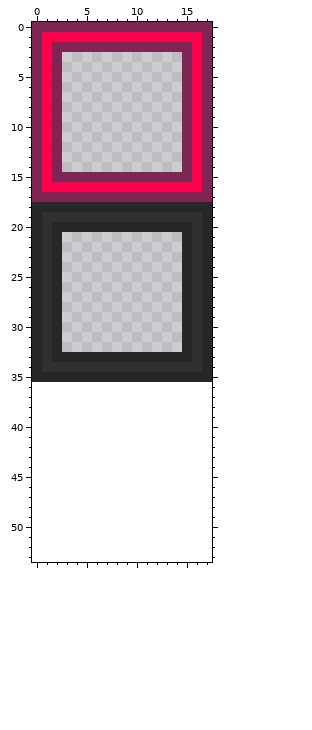
Pixel-art sprite: assets/frame.png. The picture above is the old version.
The file is 18x36 pixels. Colours within 5 levels of each other are drawn and written as one. The old version is drawn lined up with the new one, on the new canvas.
After:
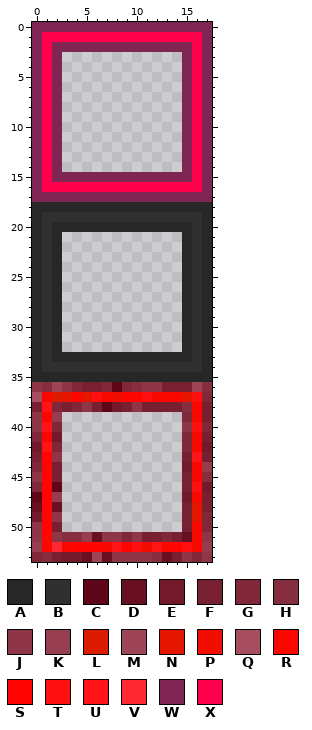
Palette (. is transparent): A #272727  B #303030  C #5e0517  D #680f21  E #72192b  F #781f31  G #802739  H #862d3f  J #8e3547  K #963d4f  L #dd1b00  M #9d4456  N #e51600  P #f10d00  Q #a64d5f  R #f90800  S #ff0502  T #ff0f10  U #ff1417  V #ff2730  W #7e2553  X #ff004d
Edits made:
canvas 18x36 -> 18x54
y 36: x 0..17 .................. -> JHMJGFFGCGHJJFFFMH
y 37: x 0..17 .................. -> QRLNSNTRPSSTRRRNTG
y 38: x 0..17 .................. -> FUGFGJFCEFJFFFFHSF
y 39: x 0..2 ... -> JRK; x 15..17 ... -> GRF
y 40: x 0..2 ... -> JUG; x 15..17 ... -> JTG
y 41: x 0..2 ... -> GRE; x 15..17 ... -> GRF
y 42: x 0..2 ... -> EUG; x 15..17 ... -> GRE
y 43: x 0..2 ... -> FSJ; x 15..17 ... -> FUF
y 44: x 0..2 ... -> GRF; x 15..17 ... -> ESK
y 45: x 0..2 ... -> JSF; x 15..17 ... -> FSH
y 46: x 0..2 ... -> GRC; x 15..17 ... -> FTE
y 47: x 0..2 ... -> CSK; x 15..17 ... -> ERF
y 48: x 0..2 ... -> DSD; x 15..17 ... -> FNF
y 49: x 0..2 ... -> ERJ; x 15..17 ... -> FNG
y 50: x 0..2 ... -> JSF; x 15..17 ... -> FRG
y 51: x 0..17 .................. -> JRJHHKDJJGJFFGFDRJ
y 52: x 0..17 .................. -> KRVRSSSRUSTPURSTRK
y 53: x 0..17 .................. -> GHFEEDMDJJJJHDFJGJ
